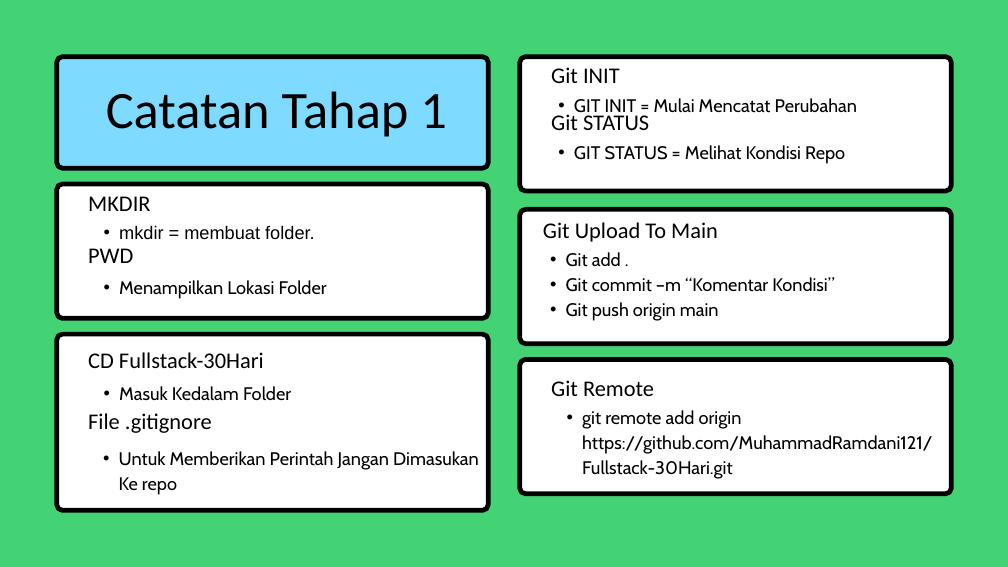
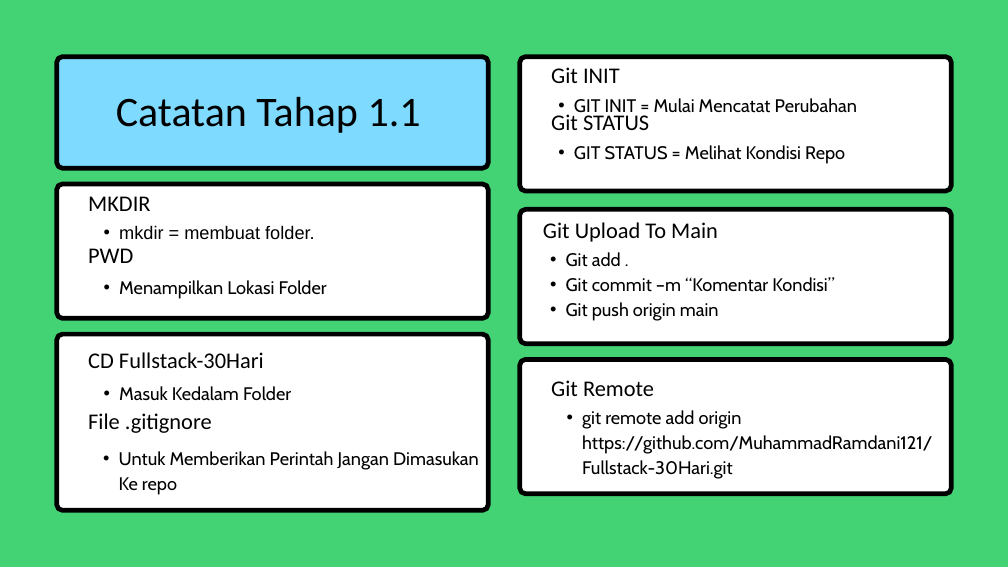
Before and after one commit to MuhammadRamdani121/Fullstack-30Hari, a slide deck: slide 5 of Rangkuman Cepat.pptx. Drawn at 1008x567 pixels with LibreOffice and Linux fonts; fonts in the diff are those of the drawing. Boxes give left, top, right and bottom in pixels: in the first picture for what was removed or moved away, otherwise in the second. Text is boxed around its words. In the diff, an @@ line names an element or a change of style, - is before the commit and + after.

```diff
--- a/Rangkuman Cepat.pptx
+++ b/Rangkuman Cepat.pptx
@@ text at [116, 97, 421, 133]: text changed; size 75 to 60 pt @@
-Catatan Tahap 1
+Catatan Tahap 1.1
```
Also in this commit, not shown: 4 other slides changed, 5 slides added, 13 slides removed.
